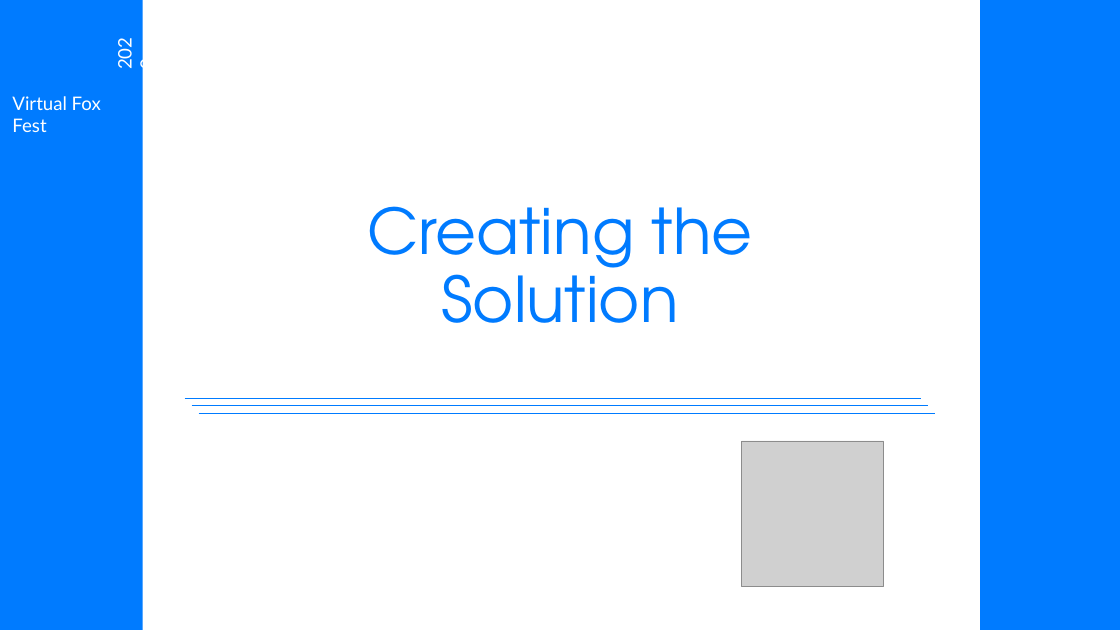
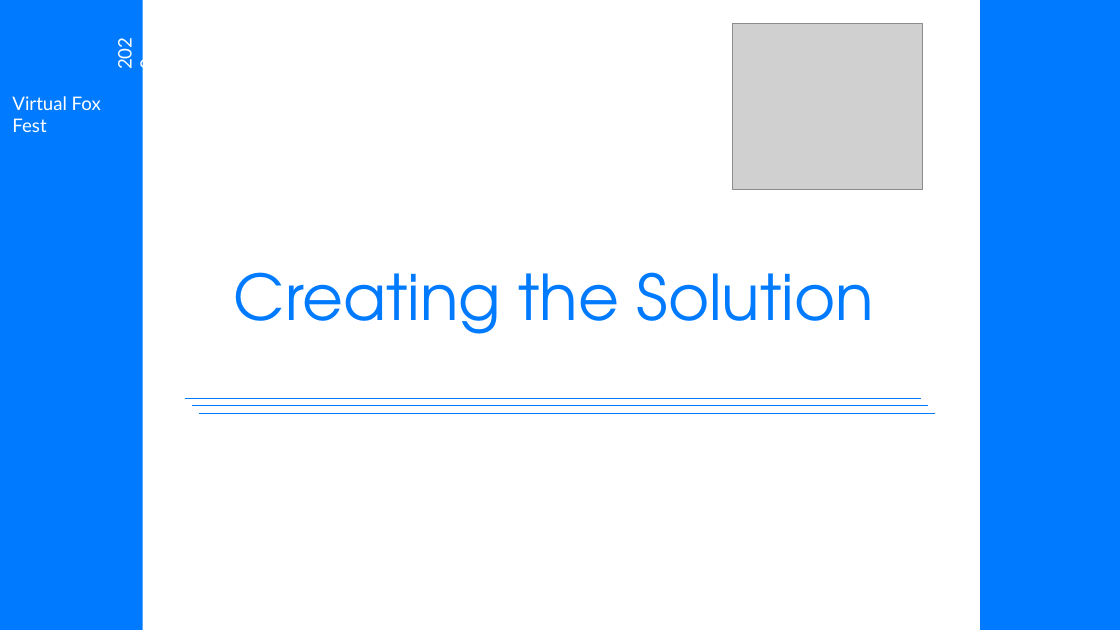
Before and after one commit to eselje/XToDos, a slide deck: slide 10 of Docs/Selje_XSharpFromScratch_Slides.pptx. Drawn at 1120x630 pixels with LibreOffice and Linux fonts; fonts in the diff are those of the drawing; grey boxes stand for pictures; background and template pictures are left out. Boxes give left, top, right and bottom in pixels: in the first picture for what was removed or moved away, otherwise in the second. Text is boxed around its words. In the diff, an @@ line names an element or a change of style, - is before the commit and + after.

```diff
--- a/Docs/Selje_XSharpFromScratch_Slides.pptx
+++ b/Docs/Selje_XSharpFromScratch_Slides.pptx
@@ picture added at box(733, 24, 923, 189) @@
@@ title "Creating the Solution" rewrapped from box(367, 206, 753, 323) to box(234, 272, 874, 334) @@
@@ picture removed at box(742, 441, 884, 586) @@
```
Also in this commit, not shown: 9 other slides changed, 18 slides added, 4 slides removed, 5 other files.
